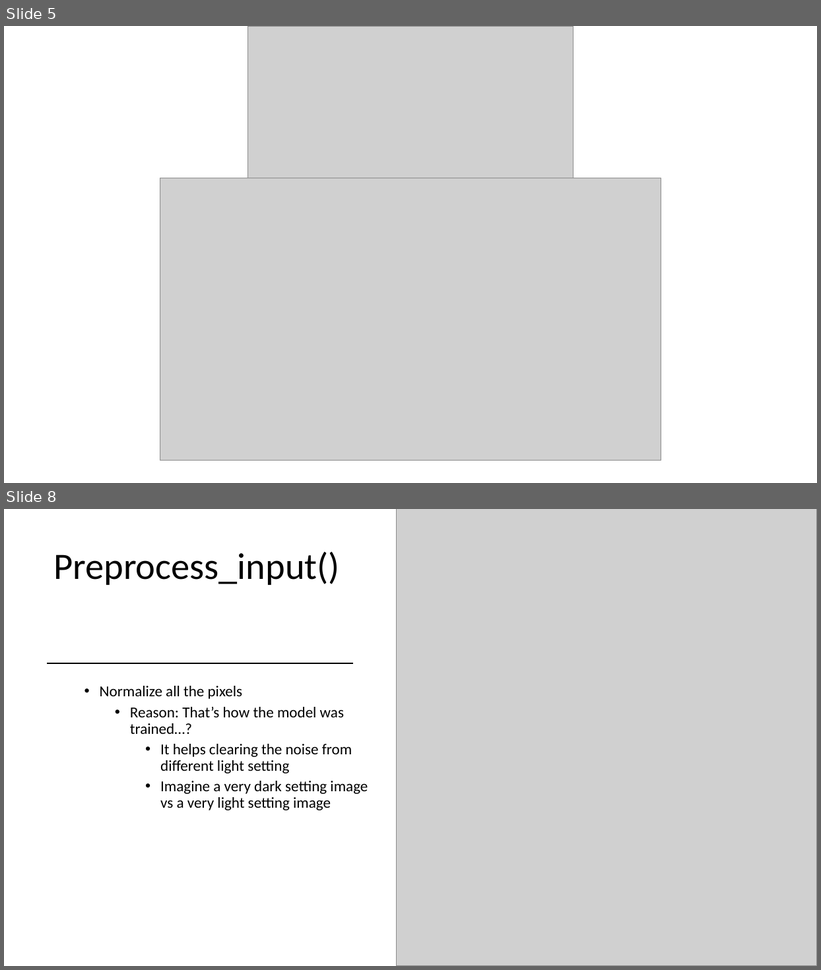
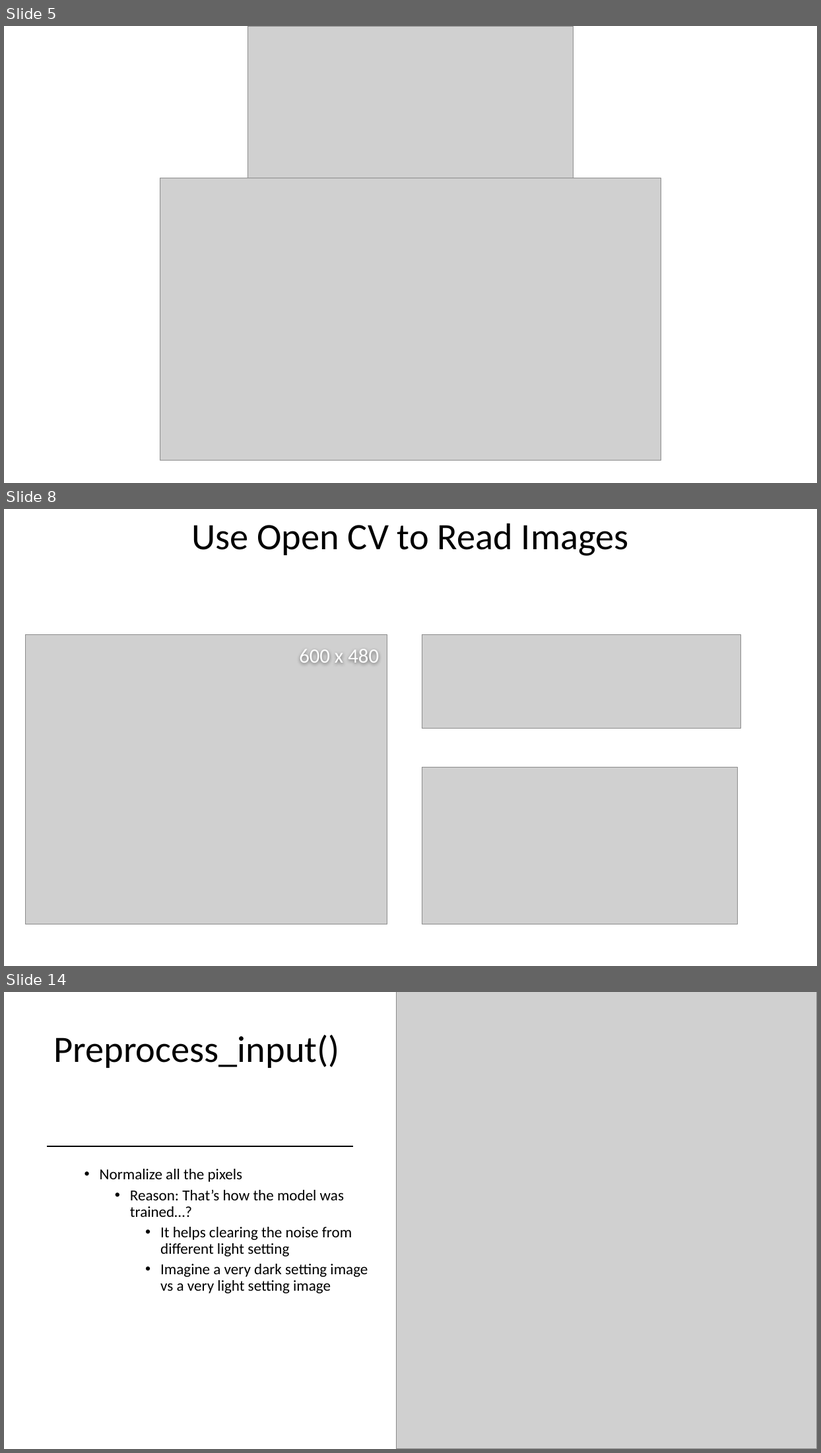
Before and after one commit to Donthave1/goodgamegang, a slide deck: GGG PPT.pptx. Shown one above the other, each under a label of ours: slides 5 and 8 before the commit, slides 5, 8 and 14 after it; the slides between them are not shown. The pictures are 821x970 and 821x1453 pixels, drawn with LibreOffice and Linux fonts; fonts in the diff are those of the drawing; grey boxes stand for pictures. Boxes give left, top, right and bottom in pixels: in the first picture for what was removed or moved away, otherwise in the second. Text is boxed around its words. In the diff, an @@ line names an element or a change of style, - is before the commit and + after.

```diff
--- a/GGG PPT.pptx
+++ b/GGG PPT.pptx
@@ slide 8 added at [4,509,817,966], background #FFFFFF @@
@@ title added at [191,523,629,556], 44 pt, text #000000 @@
+Use Open CV to Read Images
@@ picture added at [25,634,387,924] @@
@@ picture added at [422,634,741,729] @@
@@ text added at [299,649,379,663], 24 pt, text #FFFFFF @@
+600 x 480
@@ picture added at [422,767,738,924] @@
@@ what was slide 8 is now slide 14 @@
```
Also in this commit, not shown: 7 other slides added, 2 slides removed.
